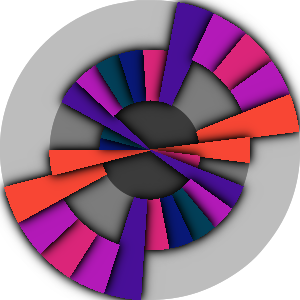
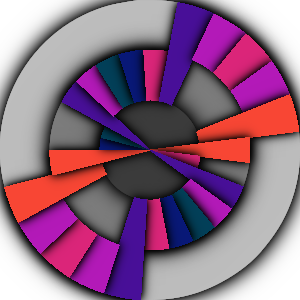
Revision of a layered w=300, h=300 image; what changed, layer by layer:
painted on "ring-3" over [51, 51, 250, 249]
painted on "ring-2" over [0, 0, 300, 300]
painted on "ring-1" over [0, 0, 300, 300]
